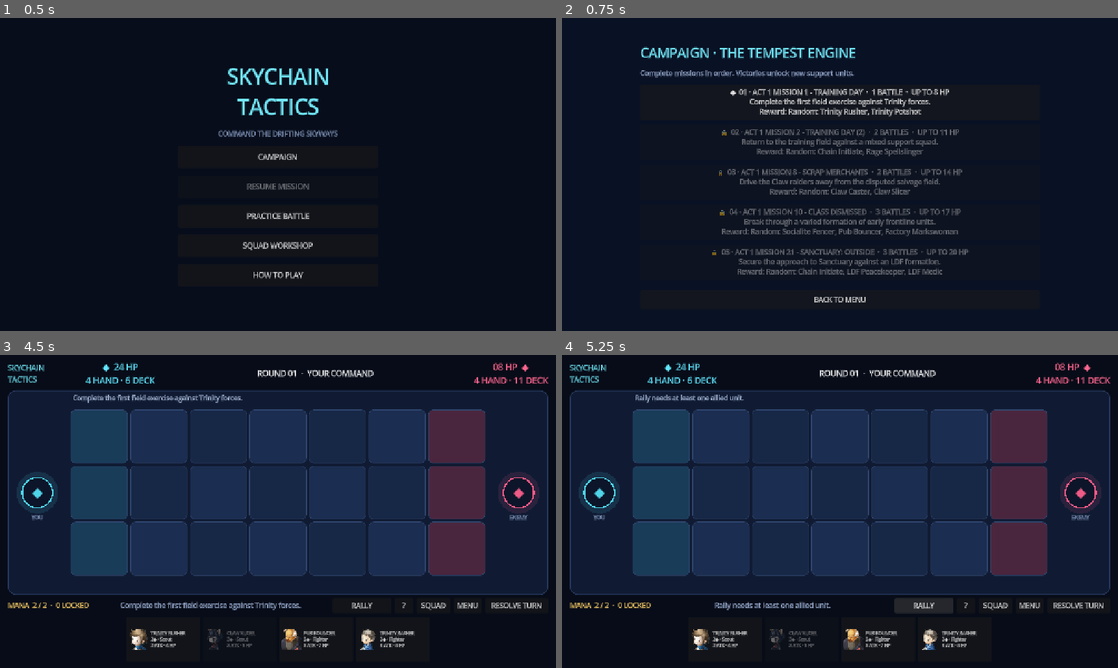
Above: before the commit, frames 1-4 (two rows, left to right).
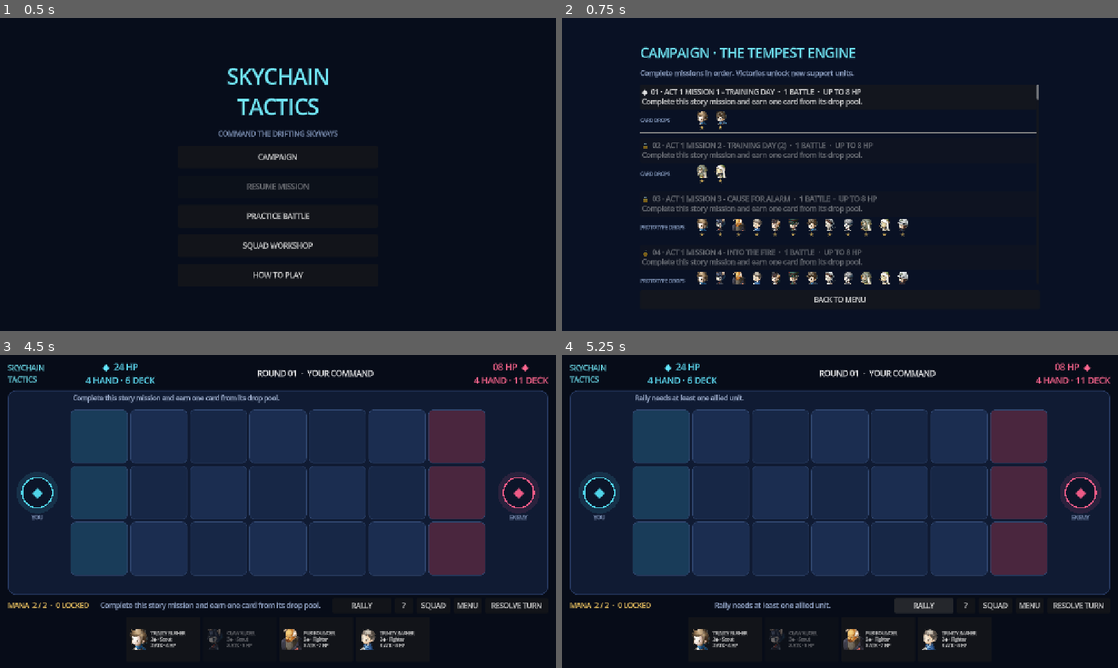
Above: after the commit, the same moments.

Repository: prldd/HeavenStrike
Game: Godot game, scene res://main.tscn
Same seed, same stepped clock (60 frames per second), same inputs: the game is played once before the commit and once after it.
Inputs:
- Up to frame 1 (0.5 s): no input
- Up to frame 2 (0.75 s): click "CAMPAIGN" at 0.5 s
- Up to frame 3 (4.5 s): click "?" at 1.25 s; click "SQUAD" at 2 s; click "◆ 01 · ACT 1 MISSION 1 - TRAI…" at 2.75 s; click "START MISSION" at 3.5 s; click "SKIP" at 4.25 s
- Up to frame 4 (5.25 s): click "RALLY" at 5 s

Frame 1 is identical in both runs. In frame 2, 10% of the frame differs, in the area x 14-86%, y 21-86%; in frame 3, 0.8%; in frame 4, nothing differs.

Commit message:
Fixed the campaign selector layout

Diff:
--- a/scripts/campaign_store.gd
+++ b/scripts/campaign_store.gd
@@ -1,67 +1,11 @@
 class_name CampaignStore
 extends RefCounted
 
+const StoryQuestCatalogScript = preload("res://scripts/story_quest_catalog.gd")
 const SAVE_PATH := "user://campaign.cfg"
 const REWARD_UNITS := ["Chain Initiate", "LDF Medic"]
 
-const MISSIONS := [
-	{
-		"id": 0,
-		"title": "Act 1 Mission 1 - Training Day",
-		"briefing": "Complete the first field exercise against Trinity forces.",
-		"enemy_hp": 8,
-		"encounters": [
-			{"title": "Training Day", "enemy_hp": 8, "squad_offset": 0, "skill": "Aid"}
-		],
-		"reward_pool": ["Trinity Rusher", "Trinity Potshot"]
-	},
-	{
-		"id": 1,
-		"title": "Act 1 Mission 2 - Training Day (2)",
-		"briefing": "Return to the training field against a mixed support squad.",
-		"enemy_hp": 11,
-		"encounters": [
-			{"title": "Field Exercise", "enemy_hp": 9, "squad_offset": 2, "skill": "Shield"},
-			{"title": "Training Captain", "enemy_hp": 11, "squad_offset": 4, "skill": "Bloodlust"}
-		],
-		"reward_pool": ["Chain Initiate", "Rage Spellslinger"]
-	},
-	{
-		"id": 2,
-		"title": "Act 1 Mission 8 - Scrap Merchants",
-		"briefing": "Drive the Claw raiders away from the disputed salvage field.",
-		"enemy_hp": 14,
-		"encounters": [
-			{"title": "Salvage Crew", "enemy_hp": 11, "squad_offset": 5, "skill": "Lightning Burst"},
-			{"title": "Scrap Merchants", "enemy_hp": 14, "squad_offset": 7, "skill": "Healing Wave"}
-		],
-		"reward_pool": ["Claw Caster", "Claw Slicer"]
-	},
-	{
-		"id": 3,
-		"title": "Act 1 Mission 10 - Class Dismissed",
-		"briefing": "Break through a varied formation of early frontline units.",
-		"enemy_hp": 17,
-		"encounters": [
-			{"title": "School Guard", "enemy_hp": 12, "squad_offset": 8, "skill": "Rally"},
-			{"title": "Dismissal Bell", "enemy_hp": 14, "squad_offset": 10, "skill": "Firestorm"},
-			{"title": "Class Dismissed", "enemy_hp": 17, "squad_offset": 12, "skill": "Last Stand"}
-		],
-		"reward_pool": ["Socialite Fencer", "Pub Bouncer", "Factory Markswoman"]
-	},
-	{
-		"id": 4,
-		"title": "Act 1 Mission 21 - Sanctuary: Outside",
-		"briefing": "Secure the approach to Sanctuary against an LDF formation.",
-		"enemy_hp": 20,
-		"encounters": [
-			{"title": "Sanctuary Approach", "enemy_hp": 14, "squad_offset": 11, "skill": "Shield"},
-			{"title": "LDF Outer Guard", "enemy_hp": 17, "squad_offset": 14, "skill": "Firestorm"},
-			{"title": "Sanctuary: Outside", "enemy_hp": 20, "squad_offset": 17, "skill": "Lightning Burst"}
-		],
-		"reward_pool": ["Chain Initiate", "LDF Peacekeeper", "LDF Medic"]
-	}
-]
+static var MISSIONS: Array = StoryQuestCatalogScript.build_missions()
 
 static func load_completed() -> Array:
 	var config := ConfigFile.new()
@@ -132,7 +76,9 @@
 static func reward_summary(mission_id: int) -> String:
 	if mission_id < 0 or mission_id >= MISSIONS.size():
 		return "No card reward"
-	return "Random: " + ", ".join(MISSIONS[mission_id].reward_pool)
+	var mission: Dictionary = MISSIONS[mission_id]
+	var prefix := "Prototype pool: " if mission.get("uses_fallback", false) else "Random: "
+	return prefix + ", ".join(mission.reward_pool)
 
 static func roll_reward(mission_id: int, roster: Array, roll: float = -1.0) -> String:
 	if mission_id < 0 or mission_id >= MISSIONS.size():
@@ -140,6 +86,26 @@
 	var reward_names: Array = MISSIONS[mission_id].reward_pool
 	var candidates: Array = roster.filter(func(unit): return unit.name in reward_names)
 	return choose_weighted_reward(candidates, roll)
+
+static func reward_options(mission_id: int, roster: Array) -> Array:
+	if mission_id < 0 or mission_id >= MISSIONS.size():
+		return []
+	var reward_names: Array = MISSIONS[mission_id].reward_pool
+	var candidates: Array = roster.filter(func(unit): return unit.name in reward_names)
+	var total_weight := 0
+	var weighted: Array = []
+	for unit in candidates:
+		var stars: int = clampi(unit.get("stars", 1), 1, 6)
+		var weight: int = 1 << (6 - stars)
+		weighted.append({"unit": unit, "weight": weight})
+		total_weight += weight
+	var result: Array = []
+	for option in weighted:
+		result.append({
+			"unit": option.unit,
+			"chance": option.weight / float(total_weight)
+		})
+	return result
 
 static func choose_weighted_reward(candidates: Array, roll: float = -1.0) -> String:
 	if candidates.is_empty():
--- a/scripts/main.gd
+++ b/scripts/main.gd
@@ -634,10 +634,17 @@
 	subtitle.add_theme_color_override("font_color", Color("#9fb2d6"))
 	layout.add_child(subtitle)
 
+	var mission_scroll := ScrollContainer.new()
+	mission_scroll.size_flags_horizontal = Control.SIZE_EXPAND_FILL
+	mission_scroll.size_flags_vertical = Control.SIZE_EXPAND_FILL
+	mission_scroll.horizontal_scroll_mode = ScrollContainer.SCROLL_MODE_DISABLED
+	layout.add_child(mission_scroll)
+
 	mission_list = VBoxContainer.new()
+	mission_list.size_flags_horizontal = Control.SIZE_EXPAND_FILL
 	mission_list.size_flags_vertical = Control.SIZE_EXPAND_FILL
 	mission_list.add_theme_constant_override("separation", 10)
-	layout.add_child(mission_list)
+	mission_scroll.add_child(mission_list)
 
 	var back := Button.new()
 	back.text = "BACK TO MENU"
@@ -686,21 +693,71 @@
 	for mission in CampaignStoreScript.MISSIONS:
 		var available: bool = CampaignStoreScript.is_available(mission.id, completed_missions)
 		var complete: bool = mission.id in completed_missions
+		var entry := VBoxContainer.new()
+		entry.size_flags_horizontal = Control.SIZE_EXPAND_FILL
+		entry.add_theme_constant_override("separation", 4)
+		mission_list.add_child(entry)
+
 		var button := Button.new()
-		button.custom_minimum_size.y = 82
+		button.custom_minimum_size.y = 58
+		button.size_flags_horizontal = Control.SIZE_EXPAND_FILL
+		button.alignment = HORIZONTAL_ALIGNMENT_LEFT
 		button.disabled = not available
-		button.text = "%s  %02d · %s  ·  %d BATTLE%s  ·  UP TO %d HP\n%s\nReward: %s" % [
+		button.text = "%s  %02d · %s  ·  %d BATTLE%s  ·  UP TO %d HP\n%s" % [
 			"✓" if complete else ("◆" if available else "🔒"),
 			mission.id + 1,
 			mission.title.to_upper(),
 			mission.encounters.size(),
 			"" if mission.encounters.size() == 1 else "S",
 			mission.enemy_hp,
-			mission.briefing,
-			CampaignStoreScript.reward_summary(mission.id)
+			mission.briefing
 		]
 		button.pressed.connect(_prepare_mission.bind(mission.id))
-		mission_list.add_child(button)
+		entry.add_child(button)
+
+		var rewards := HBoxContainer.new()
+		rewards.custom_minimum_size.y = 42
+		rewards.add_theme_constant_override("separation", 8)
+		entry.add_child(rewards)
+
+		var reward_label := Label.new()
+		reward_label.text = "PROTOTYPE DROPS" if mission.get("uses_fallback", false) else "CARD DROPS"
+		reward_label.custom_minimum_size.x = 118
+		reward_label.vertical_alignment = VERTICAL_ALIGNMENT_CENTER
+		reward_label.add_theme_font_size_override("font_size", 11)
+		reward_label.add_theme_color_override("font_color", Color("#8fa5ca"))
+		rewards.add_child(reward_label)
+
+		for option in CampaignStoreScript.reward_options(mission.id, roster):
+			var reward_unit: Dictionary = option.unit
+			var tile := VBoxContainer.new()
+			tile.custom_minimum_size = Vector2(34, 40)
+			tile.add_theme_constant_override("separation", 0)
+			rewards.add_child(tile)
+
+			var portrait := TextureRect.new()
+			portrait.custom_minimum_size = Vector2(32, 30)
+			portrait.texture = _unit_icon(reward_unit.icon)
+			portrait.expand_mode = TextureRect.EXPAND_IGNORE_SIZE
+			portrait.stretch_mode = TextureRect.STRETCH_KEEP_ASPECT_CENTERED
+			portrait.mouse_default_cursor_shape = Control.CURSOR_HELP
+			portrait.mouse_entered.connect(
+				_show_reward_details.bind(reward_unit, float(option.chance))
+			)
+			portrait.mouse_exited.connect(_hide_unit_details)
+			tile.add_child(portrait)
+
+			var stars := Label.new()
+			stars.text = "★".repeat(reward_unit.get("stars", 1))
+			stars.mouse_filter = Control.MOUSE_FILTER_IGNORE
+			stars.horizontal_alignment = HORIZONTAL_ALIGNMENT_CENTER
+			stars.add_theme_font_size_override("font_size", 9)
+			stars.add_theme_color_override("font_color", Color("#ffd166"))
+			tile.add_child(stars)
+
+		var divider := HSeparator.new()
+		divider.mouse_filter = Control.MOUSE_FILTER_IGNORE
+		entry.add_child(divider)
 
 func _prepare_mission(mission_id: int) -> void:
 	if not CampaignStoreScript.is_available(mission_id, completed_missions):
@@ -842,6 +899,10 @@
 		hover_ability_label.text += "\nActive: " + active_effects
 	hover_card.visible = true
 	_position_hover_card()
+
+func _show_reward_details(unit: Dictionary, chance: float) -> void:
+	_show_unit_details(unit)
+	hover_ability_label.text += "\nDrop likelihood: %.1f%% on mission victory." % (chance * 100.0)
 
 func _hide_unit_details() -> void:
 	hover_card.visible = false
--- /dev/null
+++ b/scripts/story_quest_catalog.gd
@@ -0,0 +1,108 @@
+class_name StoryQuestCatalog
+extends RefCounted
+
+const CURRENT_ROSTER := [
+	"Socialite Fencer", "Pub Bouncer", "Trinity Rusher", "Trinity Potshot",
+	"Claw Caster", "Chain Initiate", "LDF Peacekeeper", "Trinity Basher",
+	"Claw Slicer", "Factory Markswoman", "Rage Spellslinger", "LDF Medic"
+]
+
+const QUESTS := [
+	["Act 1 Mission 1 - Training Day", ["Trinity Rusher", "Trinity Potshot"]],
+	["Act 1 Mission 2 - Training Day (2)", ["Chain Initiate", "Rage Spellslinger"]],
+	["Act 1 Mission 3 - Cause for Alarm", []],
+	["Act 1 Mission 4 - Into the Fire", []],
+	["Act 1 Mission 5 - Adele", ["Rage Spellslinger"]],
+	["Act 1 Mission 6 - Calendar Girl", ["Chain Initiate"]],
+	["Act 1 Mission 7 - The Stranger", []],
+	["Act 1 Mission 8 - Scrap Merchants", ["Claw Caster", "Claw Slicer"]],
+	["Act 1 Mission 9 - Raider Way", ["Claw Caster", "Claw Slicer"]],
+	["Act 1 Mission 10 - Class Dismissed", ["Socialite Fencer", "Pub Bouncer", "Factory Markswoman"]],
+	["Act 1 Mission 11 - Base Defence", ["Trinity Rusher", "Chain Initiate", "Trinity Basher", "Claw Slicer"]],
+	["Act 1 Mission 12 - Ambush", ["Pub Bouncer", "Claw Slicer", "Factory Markswoman"]],
+	["Act 1 Mission 13 - Determination", ["Pub Bouncer", "Claw Caster", "Factory Markswoman"]],
+	["Act 1 Mission 14 - Stunt Woman", ["Pub Bouncer", "Claw Caster"]],
+	["Act 1 Mission 15 - The Bridge", ["Trinity Potshot", "Rage Spellslinger"]],
+	["Act 1 Mission 16 - The Overconfident", ["Trinity Basher", "Claw Slicer", "Factory Markswoman", "Rage Spellslinger"]],
+	["Act 1 Mission 17 - Aftermath", ["Socialite Fencer", "Pub Bouncer", "Trinity Basher", "Rage Spellslinger"]],
+	["Act 1 Mission 18 - Proving Grounds", ["Socialite Fencer", "Trinity Rusher", "Trinity Potshot", "Trinity Basher"]],
+	["Act 1 Mission 19 - Wild Things", ["Trinity Potshot", "Claw Caster", "Claw Slicer"]],
+	["Act 1 Mission 20 - Encampment", ["Socialite Fencer", "Trinity Rusher", "Rage Spellslinger"]],
+	["Act 1 Mission 21 - Sanctuary: Outside", ["Chain Initiate", "LDF Peacekeeper", "LDF Medic"]],
+	["Act 1 Mission 22 - Sanctuary: Inside", ["Chain Initiate", "LDF Peacekeeper", "LDF Medic"]],
+	["Act 2 Mission 23 - On A Mission", ["Pub Bouncer", "Rage Spellslinger"]],
+	["Act 2 Mission 24 - Showing Off", ["Chain Initiate", "LDF Peacekeeper", "LDF Medic"]],
+	["Act 2 Mission 25 - Arena: Heat 1", ["Trinity Rusher", "Trinity Potshot", "Claw Caster", "Trinity Basher"]],
+	["Act 2 Mission 26 - Arena: Heat 2", ["Socialite Fencer", "Claw Caster", "Claw Slicer"]],
+	["Act 2 Mission 27 - Arena: Quarter Finals", ["Socialite Fencer", "Pub Bouncer", "Factory Markswoman"]],
+	["Act 2 Mission 28 - Arena: Semi-Finals", ["Rage Spellslinger", "LDF Medic"]],
+	["Act 2 Mission 29 - Hit It, Slash It, Stab It!", ["Chain Initiate", "Factory Markswoman", "LDF Medic"]],
+	["Act 2 Mission 30 - Recon, Adele-style", ["Pub Bouncer", "Rage Spellslinger"]],
+	["Act 2 Mission 31 - Hidden Dragon", ["Claw Caster", "Claw Slicer", "Rage Spellslinger"]],
+	["Act 2 Mission 32 - Peace and Quiet", ["Socialite Fencer", "Pub Bouncer", "Claw Slicer"]],
+	["Act 2 Mission 33 - Breakdown", ["Chain Initiate", "LDF Peacekeeper", "LDF Medic"]],
+	["Act 2 Mission 34 - Hit and Run", ["Chain Initiate", "LDF Peacekeeper", "LDF Medic"]],
+	["Act 2 Mission 35 - Tough Decisions", ["Chain Initiate", "LDF Peacekeeper", "LDF Medic"]],
+	["Act 2 Mission 36 - Mission Accomplished", ["Claw Caster", "Claw Slicer", "Rage Spellslinger"]],
+	["Act 2 Mission 37 - A Heroes' Welcome", ["Pub Bouncer", "Claw Caster", "Factory Markswoman"]],
+	["Act 2 Mission 38 - Left Behind", ["Pub Bouncer", "Claw Slicer", "Factory Markswoman"]],
+	["Act 2 Mission 39 - Fallen for You", ["Socialite Fencer", "Trinity Rusher", "Trinity Potshot", "Trinity Basher"]],
+	["Act 2 Mission 40 - Quiet, Please", ["Socialite Fencer", "Claw Caster", "Claw Slicer"]],
+	["Act 2 Mission 41 - The Bookworm", ["Trinity Rusher", "Trinity Potshot", "Chain Initiate"]],
+	["Act 2 Mission 42 - Stranger's Tide", ["LDF Peacekeeper", "LDF Medic"]],
+	["Act 2 Mission 43 - Claw Hammered", ["Claw Caster", "Claw Slicer", "Rage Spellslinger"]],
+	["Act 2 Mission 44 - Unfinished Business", ["Socialite Fencer", "Pub Bouncer", "Factory Markswoman"]],
+	["Act 2 Mission 45 - Cores for Concern", ["Pub Bouncer", "Claw Caster", "Claw Slicer"]],
+	["Act 2 Mission 46 - Party Crashers", ["Claw Caster", "Claw Slicer"]],
+	["Act 2 Mission 47 - Brute Force", ["Claw Caster", "Claw Slicer"]],
+	["Act 2 Mission 48 - What Lies Beneath", ["Claw Caster", "Claw Slicer"]],
+	["Act 2 Mission 49 - Worlds Collide", ["Socialite Fencer", "Trinity Rusher", "Trinity Potshot"]],
+	["Act 2 Mission 50 - Leap of Faith", ["Chain Initiate", "LDF Peacekeeper", "LDF Medic"]],
+	["Act 2 Mission 51 - Separation Anxiety", ["Socialite Fencer", "Claw Caster", "Trinity Basher", "Claw Slicer"]],
+	["Act 2 Mission 52 - Three's A Crowd", ["Pub Bouncer", "Claw Caster", "Factory Markswoman"]],
+	["Act 2 Mission 53 - Breaking Point", ["Chain Initiate", "LDF Peacekeeper", "LDF Medic"]],
+	["Act 2 Mission 54 - Breakout", ["Chain Initiate", "LDF Peacekeeper", "LDF Medic"]],
+	["Act 2 Mission 55 - No Holding Back", ["Chain Initiate", "LDF Peacekeeper", "LDF Medic"]],
+	["Act 2 Mission 56 - One By One", ["Chain Initiate", "LDF Peacekeeper", "LDF Medic"]],
+	["Act 2 Mission 57 - Rhetorical Question", ["Chain Initiate", "LDF Peacekeeper", "LDF Medic"]],
+	["Act 2 Mission 58 - West Enders", ["Chain Initiate", "LDF Peacekeeper", "LDF Medic"]],
+	["Act 2 Mission 59 - From Afar", ["Chain Initiate", "LDF Peacekeeper", "LDF Medic"]],
+	["Act 2 Mission 60 - Away Game", ["Socialite Fencer", "Pub Bouncer", "Factory Markswoman"]],
+	["Act 2 Mission 61 - The Path", ["Chain Initiate", "LDF Peacekeeper", "LDF Medic"]],
+	["Act 2 Mission 62 - The Showdown", ["LDF Peacekeeper", "Rage Spellslinger"]]
+]
+
+const SKILLS := [
+	"Aid", "Shield", "Bloodlust", "Rally",
+	"Lightning Burst", "Healing Wave", "Firestorm", "Last Stand"
+]
+
+static func build_missions() -> Array:
+	var missions: Array = []
+	for index in QUESTS.size():
+		var quest: Array = QUESTS[index]
+		var reference_pool: Array = quest[1].duplicate()
+		var uses_fallback := reference_pool.is_empty()
+		var reward_pool: Array = CURRENT_ROSTER.duplicate() if uses_fallback else reference_pool
+		var enemy_hp := mini(20, 8 + int(index / 4))
+		var battle_count := 1 if index < 10 else (2 if index < 30 else 3)
+		var encounters: Array = []
+		var short_title: String = quest[0].split(" - ", true, 1)[-1]
+		for battle_index in battle_count:
+			var hp := maxi(8, enemy_hp - (battle_count - battle_index - 1) * 2)
+			encounters.append({
+				"title": short_title if battle_index == battle_count - 1 else "%s · Approach %d" % [short_title, battle_index + 1],
+				"enemy_hp": hp,
+				"squad_offset": index * 3 + battle_index * 2,
+				"skill": SKILLS[(index + battle_index) % SKILLS.size()]
+			})
+		missions.append({
+			"id": index,
+			"title": quest[0],
+			"briefing": "Complete this story mission and earn one card from its drop pool.",
+			"enemy_hp": enemy_hp,
+			"encounters": encounters,
+			"reward_pool": reward_pool,
+			"uses_fallback": uses_fallback
+		})
+	return missions
--- a/tests/smoke_test.gd
+++ b/tests/smoke_test.gd
@@ -33,16 +33,19 @@
 	assert(SquadStoreScript.sanitize([], roster).size() == 12)
 	assert(CaptainSkillsScript.SKILLS.size() == 8)
 
-	assert(CampaignStoreScript.MISSIONS.size() == 5)
-	assert(CampaignStoreScript.MISSIONS.map(func(mission): return mission.enemy_hp) == [8, 11, 14, 17, 20])
-	assert(CampaignStoreScript.MISSIONS.map(func(mission): return mission.encounters.size()) == [1, 2, 2, 3, 3])
-	assert(CampaignStoreScript.encounter_count(3) == 3)
-	assert(CampaignStoreScript.encounter(3, 2).title == "Class Dismissed")
-	assert(CampaignStoreScript.encounter(99, 0).is_empty())
+	assert(CampaignStoreScript.MISSIONS.size() == 62)
+	assert(CampaignStoreScript.MISSIONS[0].title == "Act 1 Mission 1 - Training Day")
+	assert(CampaignStoreScript.MISSIONS[61].title == "Act 2 Mission 62 - The Showdown")
+	assert(CampaignStoreScript.MISSIONS[0].enemy_hp == 8)
+	assert(CampaignStoreScript.MISSIONS[61].enemy_hp == 20)
+	assert(CampaignStoreScript.encounter_count(3) == 1)
+	assert(CampaignStoreScript.encounter_count(31) == 3)
+	assert(CampaignStoreScript.encounter(31, 2).title == "Peace and Quiet")
+	assert(CampaignStoreScript.encounter(999, 0).is_empty())
 	assert(CampaignStoreScript.is_available(0, []))
 	assert(not CampaignStoreScript.is_available(1, []))
 	assert(CampaignStoreScript.is_available(1, [0]))
-	assert(CampaignStoreScript.sanitize_completed([2, 2, 99, -1, 0]) == [0, 2])
+	assert(CampaignStoreScript.sanitize_completed([2, 2, 999, -1, 0]) == [0, 2])
 	var starting_unlocks: Array = CampaignStoreScript.unlocked_unit_names(roster, [])
 	assert(starting_unlocks.size() == 10)
 	assert("Chain Initiate" not in starting_unlocks)
@@ -52,7 +55,18 @@
 	assert(earned_unlocks.size() == 12)
 	assert(CampaignStoreScript.roll_reward(0, roster, 0.0) == "Trinity Rusher")
 	assert(CampaignStoreScript.roll_reward(0, roster, 0.999) == "Trinity Potshot")
-	assert(CampaignStoreScript.reward_summary(2) == "Random: Claw Caster, Claw Slicer")
+	assert(CampaignStoreScript.reward_summary(2).begins_with("Prototype pool:"))
+	assert(CampaignStoreScript.reward_summary(7) == "Random: Claw Caster, Claw Slicer")
+	var training_rewards: Array = CampaignStoreScript.reward_options(0, roster)
+	assert(training_rewards.size() == 2)
+	assert(is_equal_approx(training_rewards[0].chance, 0.5))
+	assert(is_equal_approx(training_rewards[1].chance, 0.5))
+	var fallback_rewards: Array = CampaignStoreScript.reward_options(2, roster)
+	assert(fallback_rewards.size() == 12)
+	var fallback_total := 0.0
+	for option in fallback_rewards:
+		fallback_total += option.chance
+	assert(is_equal_approx(fallback_total, 1.0))
 	var rarity_candidates := [
 		{"name": "One Star", "stars": 1},
 		{"name": "Five Star", "stars": 5}
--- /dev/null
+++ b/tests/ui_smoke_test.gd
@@ -0,0 +1,18 @@
+extends SceneTree
+
+func _init() -> void:
+	call_deferred("_run")
+
+func _run() -> void:
+	var scene: PackedScene = load("res://main.tscn")
+	var game = scene.instantiate()
+	root.add_child(game)
+	await process_frame
+	game._open_mission_select()
+	await process_frame
+	assert(game.mission_list.get_child_count() == 62)
+	var first_entry: VBoxContainer = game.mission_list.get_child(0)
+	assert(first_entry.size_flags_horizontal == Control.SIZE_EXPAND_FILL)
+	assert(first_entry.get_child(1) is HBoxContainer)
+	print("Skychain UI smoke tests passed.")
+	quit()
Not shown, added: scripts/story_quest_catalog.gd.uid
Not shown, added: tests/ui_smoke_test.gd.uid
Not shown, changed: PROJECT.md
Not shown, changed: README.md
